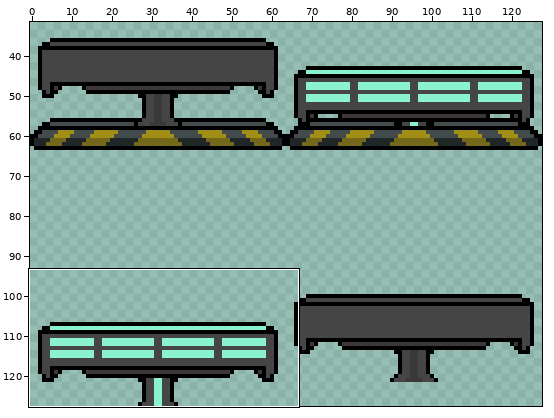
One commit to this sprite sheet: Assets/Art/Elements/PressPlate-heavy.png. The first picture is a wide view before the edit; the outline marks the close-up.
Close-up. Before the edit:
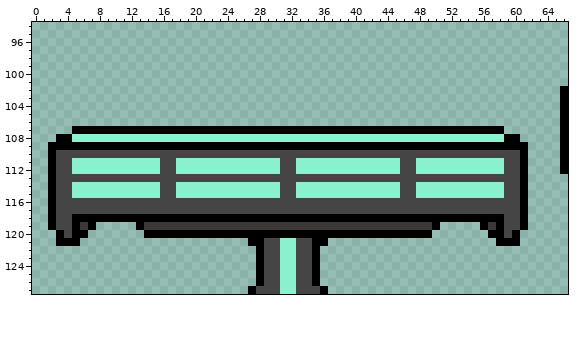
The file is 128x128 pixels. Shown: x 0..66, y 94..127. The wide view leaves out empty margins.
Now the later version:
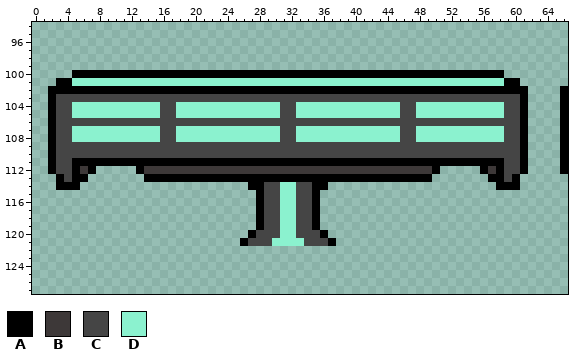
Palette (. is transparent): A #000000  B #3d3838  C #454545  D #8bf2cf
What changed:
@@ x 0..66 @@
  99 ...................................................................
-100 ...................................................................
-101 ...................................................................
-102 ..................................................................A
-103 ..................................................................A
-104 ..................................................................A
-105 ..................................................................A
-106 ..................................................................A
-107 .....AAAAAAAAAAAAAAAAAAAAAAAAAAAAAAAAAAAAAAAAAAAAAAAAAAAAAA.......A
-108 ...AADDDDDDDDDDDDDDDDDDDDDDDDDDDDDDDDDDDDDDDDDDDDDDDDDDDDDDAA.....A
-109 ..AAAAAAAAAAAAAAAAAAAAAAAAAAAAAAAAAAAAAAAAAAAAAAAAAAAAAAAAAAAA....A
+100 .....AAAAAAAAAAAAAAAAAAAAAAAAAAAAAAAAAAAAAAAAAAAAAAAAAAAAAA........
+101 ...AADDDDDDDDDDDDDDDDDDDDDDDDDDDDDDDDDDDDDDDDDDDDDDDDDDDDDDAA......
+102 ..AAAAAAAAAAAAAAAAAAAAAAAAAAAAAAAAAAAAAAAAAAAAAAAAAAAAAAAAAAAA....A
+103 ..ACCCCCCCCCCCCCCCCCCCCCCCCCCCCCCCCCCCCCCCCCCCCCCCCCCCCCCCCCCA....A
+104 ..ACCDDDDDDDDDDDCCDDDDDDDDDDDDDCCDDDDDDDDDDDDDCCDDDDDDDDDDDCCA....A
+105 ..ACCDDDDDDDDDDDCCDDDDDDDDDDDDDCCDDDDDDDDDDDDDCCDDDDDDDDDDDCCA....A
+106 ..ACCCCCCCCCCCCCCCCCCCCCCCCCCCCCCCCCCCCCCCCCCCCCCCCCCCCCCCCCCA....A
+107 ..ACCDDDDDDDDDDDCCDDDDDDDDDDDDDCCDDDDDDDDDDDDDCCDDDDDDDDDDDCCA....A
+108 ..ACCDDDDDDDDDDDCCDDDDDDDDDDDDDCCDDDDDDDDDDDDDCCDDDDDDDDDDDCCA....A
+109 ..ACCCCCCCCCCCCCCCCCCCCCCCCCCCCCCCCCCCCCCCCCCCCCCCCCCCCCCCCCCA....A
 110 ..ACCCCCCCCCCCCCCCCCCCCCCCCCCCCCCCCCCCCCCCCCCCCCCCCCCCCCCCCCCA....A
-111 ..ACCDDDDDDDDDDDCCDDDDDDDDDDDDDCCDDDDDDDDDDDDDCCDDDDDDDDDDDCCA....A
-112 ..ACCDDDDDDDDDDDCCDDDDDDDDDDDDDCCDDDDDDDDDDDDDCCDDDDDDDDDDDCCA....A
-113 ..ACCCCCCCCCCCCCCCCCCCCCCCCCCCCCCCCCCCCCCCCCCCCCCCCCCCCCCCCCCA.....
-114 ..ACCDDDDDDDDDDDCCDDDDDDDDDDDDDCCDDDDDDDDDDDDDCCDDDDDDDDDDDCCA.....
-115 ..ACCDDDDDDDDDDDCCDDDDDDDDDDDDDCCDDDDDDDDDDDDDCCDDDDDDDDDDDCCA.....
-116 ..ACCCCCCCCCCCCCCCCCCCCCCCCCCCCCCCCCCCCCCCCCCCCCCCCCCCCCCCCCCA.....
-117 ..ACCCCCCCCCCCCCCCCCCCCCCCCCCCCCCCCCCCCCCCCCCCCCCCCCCCCCCCCCCA.....
-118 ..ACCAAAAAAAAAAAAAAAAAAAAAAAAAAAAAAAAAAAAAAAAAAAAAAAAAAAAAACCA.....
-119 ..ACCABA.....ABBBBBBBBBBBBBBBBBBBBBBBBBBBBBBBBBBBBA.....ABACCA.....
-120 ...ACAA.......AAAAAAAAAAAAAAAAAAAAAAAAAAAAAAAAAAAA.......AACA......
-121 ...AAA.....................AACCDDCCAA.....................AAA......
-122 ............................ACCDDCCA...............................
-123 ............................ACCDDCCA...............................
-124 ............................ACCDDCCA...............................
-125 ............................ACCDDCCA...............................
-126 ............................ACCDDCCA...............................
-127 ...........................ACCCDDCCCA..............................
+111 ..ACCAAAAAAAAAAAAAAAAAAAAAAAAAAAAAAAAAAAAAAAAAAAAAAAAAAAAAACCA....A
+112 ..ACCABA.....ABBBBBBBBBBBBBBBBBBBBBBBBBBBBBBBBBBBBA.....ABACCA....A
+113 ...ACAA.......AAAAAAAAAAAAAAAAAAAAAAAAAAAAAAAAAAAA.......AACA......
+114 ...AAA.....................AACCDDCCAA.....................AAA......
+115 ............................ACCDDCCA...............................
+116 ............................ACCDDCCA...............................
+117 ............................ACCDDCCA...............................
+118 ............................ACCDDCCA...............................
+119 ............................ACCDDCCA...............................
+120 ...........................ACCCDDCCCA..............................
+121 ..........................ACCCDDDDCCCA.............................
+122 ...................................................................
+123 ...................................................................
+124 ...................................................................
+125 ...................................................................
+126 ...................................................................
+127 ...................................................................
